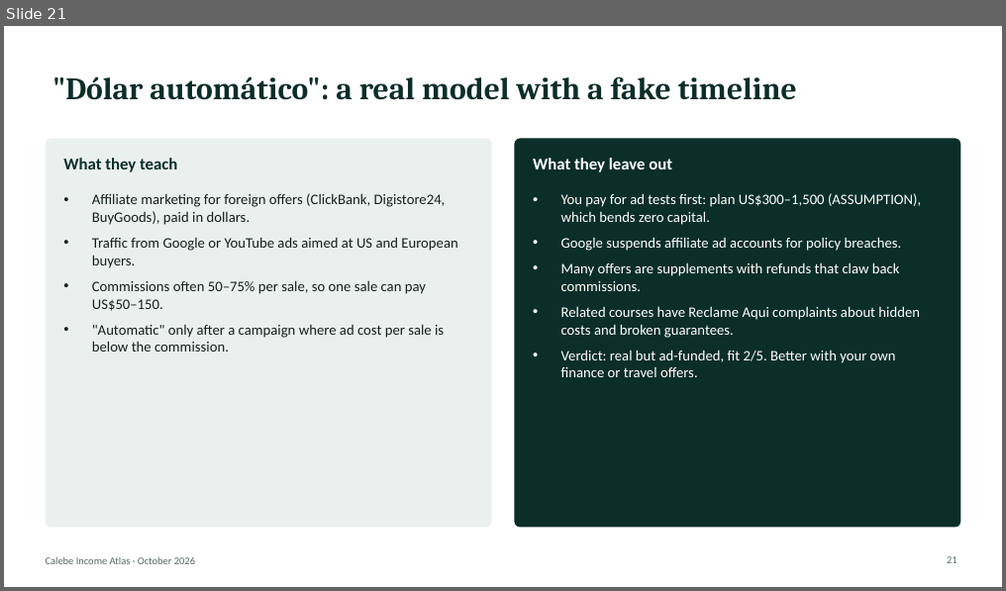
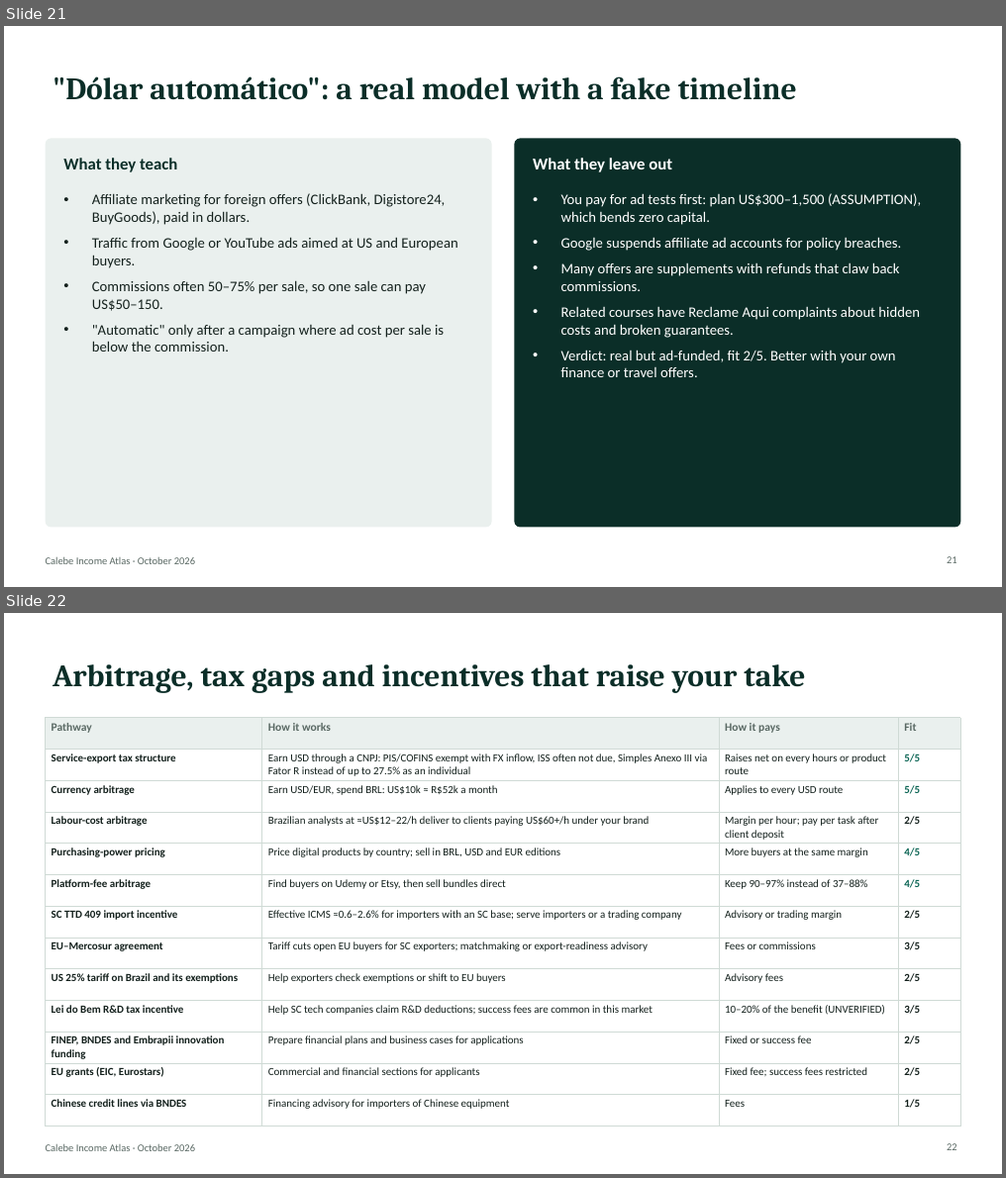
Before and after one commit to algarcalebe-web/legendary-bassoon, a slide deck: research/Calebe_Income_Atlas.pptx. Shown one above the other, each under a label of ours: slide 21 before the commit, slides 21 and 22 after it. The pictures are 1006x591 and 1006x1178 pixels, drawn with LibreOffice and Linux fonts; fonts in the diff are those of the drawing. Boxes give left, top, right and bottom in pixels: in the first picture for what was removed or moved away, otherwise in the second. Text is boxed around its words. In the diff, an @@ line names an element or a change of style, - is before the commit and + after.

```diff
--- a/research/Calebe_Income_Atlas.pptx
+++ b/research/Calebe_Income_Atlas.pptx
@@ slide 22 added at bbox=[4, 613, 1002, 1174], background #FFFFFF; not listed: 1 template element that a slide beside it also shows @@
@@ title added at bbox=[53, 664, 805, 693], 30 pt, text #0B2E28, bold @@
+Arbitrage, tax gaps and incentives that raise your take
@@ table added at bbox=[46, 718, 960, 1113], 13 rows, 4 columns @@
+Pathway | How it works | How it pays | Fit
+Service-export tax structure | Earn USD through a CNPJ: PIS/COFINS exempt with FX inflow, ISS often not due, Simples Anexo III via Fator R instead of up to 27.5% as an individual | Raises net on every hours or product route | 5/5
+Currency arbitrage | Earn USD/EUR, spend BRL: US$10k ≈ R$52k a month | Applies to every USD route | 5/5
+Labour-cost arbitrage | Brazilian analysts at ≈US$12–22/h deliver to clients paying US$60+/h under your brand | Margin per hour; pay per task after client deposit | 2/5
+Purchasing-power pricing | Price digital products by country; sell in BRL, USD and EUR editions | More buyers at the same margin | 4/5
+Platform-fee arbitrage | Find buyers on Udemy or Etsy, then sell bundles direct | Keep 90–97% instead of 37–88% | 4/5
+SC TTD 409 import incentive | Effective ICMS ≈0.6–2.6% for importers with an SC base; serve importers or a trading company | Advisory or trading margin | 2/5
+EU–Mercosur agreement | Tariff cuts open EU buyers for SC exporters; matchmaking or export-readiness advisory | Fees or commissions | 3/5
+US 25% tariff on Brazil and its exemptions | Help exporters check exemptions or shift to EU buyers | Advisory fees | 2/5
+Lei do Bem R&D tax incentive | Help SC tech companies claim R&D deductions; success fees are common in this market | 10–20% of the benefit (UNVERIFIED) | 3/5
+FINEP, BNDES and Embrapii innovation funding | Prepare financial plans and business cases for applications | Fixed or success fee | 2/5
+EU grants (EIC, Eurostars) | Commercial and financial sections for applicants | Fixed fee; success fees restricted | 2/5
+Chinese credit lines via BNDES | Financing advisory for importers of Chinese equipment | Fees | 1/5
@@ page number added at bbox=[946, 1144, 957, 1151], 10 pt, text #5A6964 @@
+22
```
Also in this commit, not shown: 1 slide changed, 3 other slides added, 2 other files.
